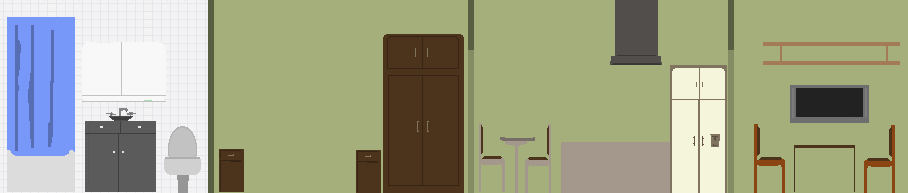
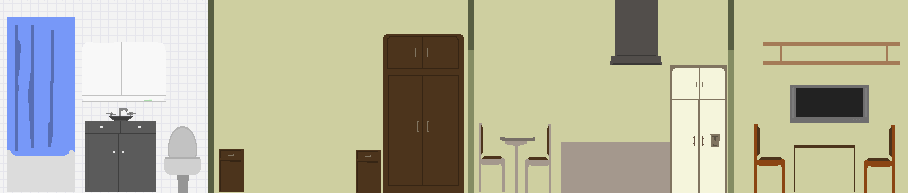
Layer changes from the first 908×193 image to the second:
hid "room_bg" over [214, 0, 468, 193]
hid "kitchen_bg" over [734, 0, 908, 193]
hid "living_bg" over [474, 0, 728, 193]
added layer "Forma 1" above "background" over [214, 0, 908, 193]
